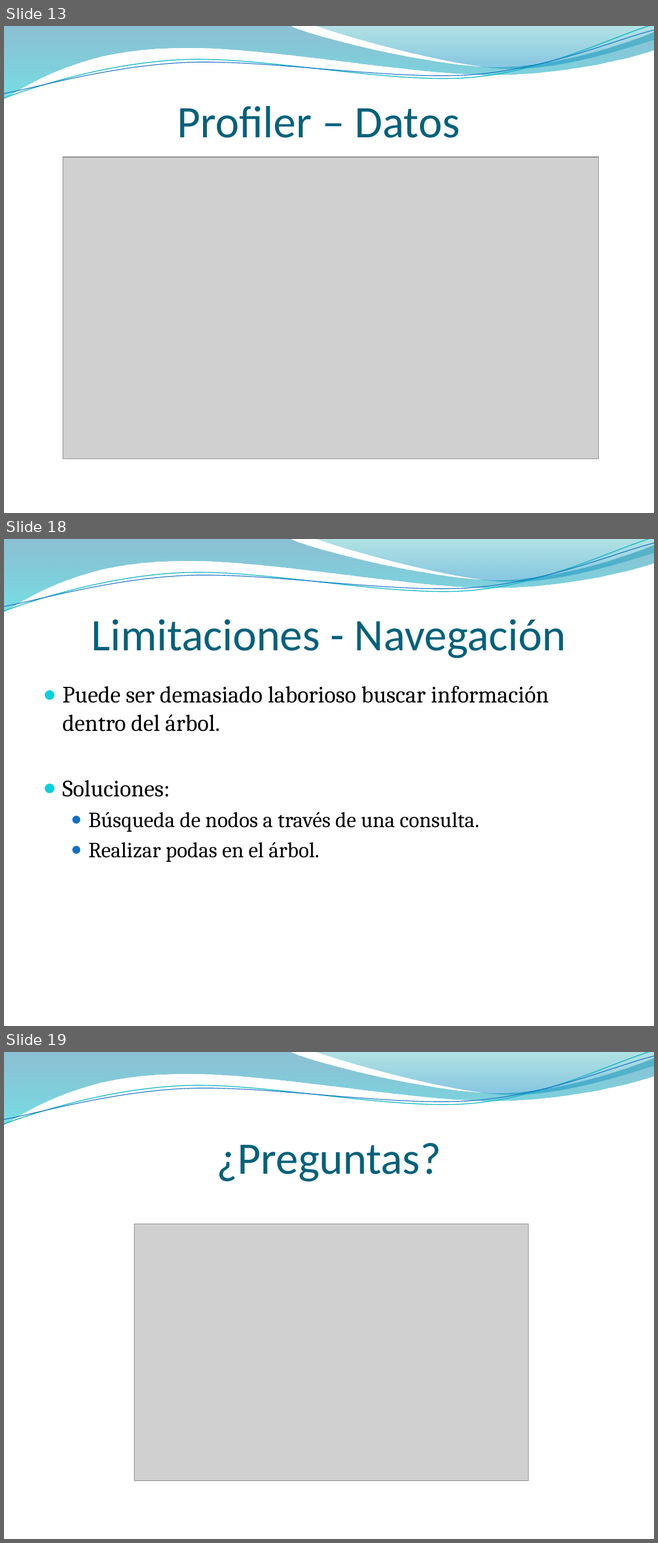
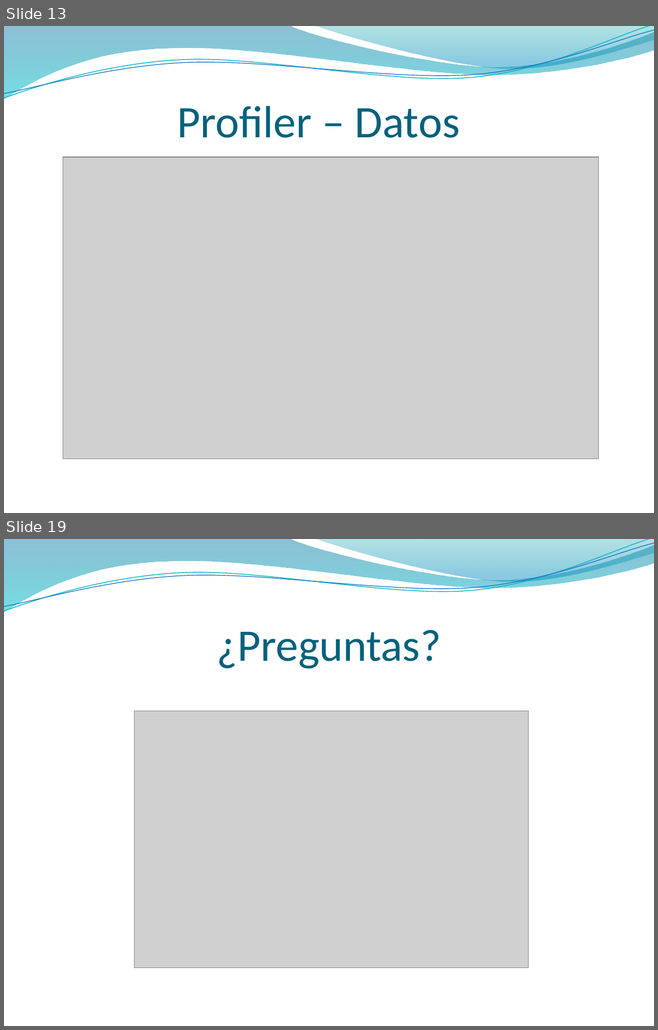
Before and after one commit to DiegoArranzGarcia/JavaTracer, a slide deck: JavaTracer/Analizador orientado a métodos para aplicaciones Java.pptx. Shown one above the other, each under a label of ours: slides 13, 18 and 19 before the commit, slides 13 and 19 after it; the slides between them are not shown. The pictures are 658x1543 and 658x1030 pixels, drawn with LibreOffice and Linux fonts; fonts in the diff are those of the drawing; grey boxes stand for pictures; background and template pictures are left out. Boxes give left, top, right and bottom in pixels: in the first picture for what was removed or moved away, otherwise in the second. Text is boxed around its words. In the diff, an @@ line names an element or a change of style, - is before the commit and + after.

```diff
--- a/JavaTracer/Analizador orientado a métodos para aplicaciones Java.pptx
+++ b/JavaTracer/Analizador orientado a métodos para aplicaciones Java.pptx
@@ slide 18 removed at (4, 539, 654, 1026), background picture (left out); not listed: 4 template elements that a slide beside it also shows @@
@@ title removed at (92, 619, 565, 658) @@
-Limitaciones - Navegación
@@ text removed at (63, 686, 549, 862) @@
-● Puede ser demasiado laborioso buscar información dentro del árbol.
-● Soluciones:
-  ● Búsqueda de nodos a través de una consulta.
-  ● Realizar podas en el árbol.
```
Also in this commit, not shown: 7 slides changed, 1 slide added, 1 other slide removed, 1 other file.
